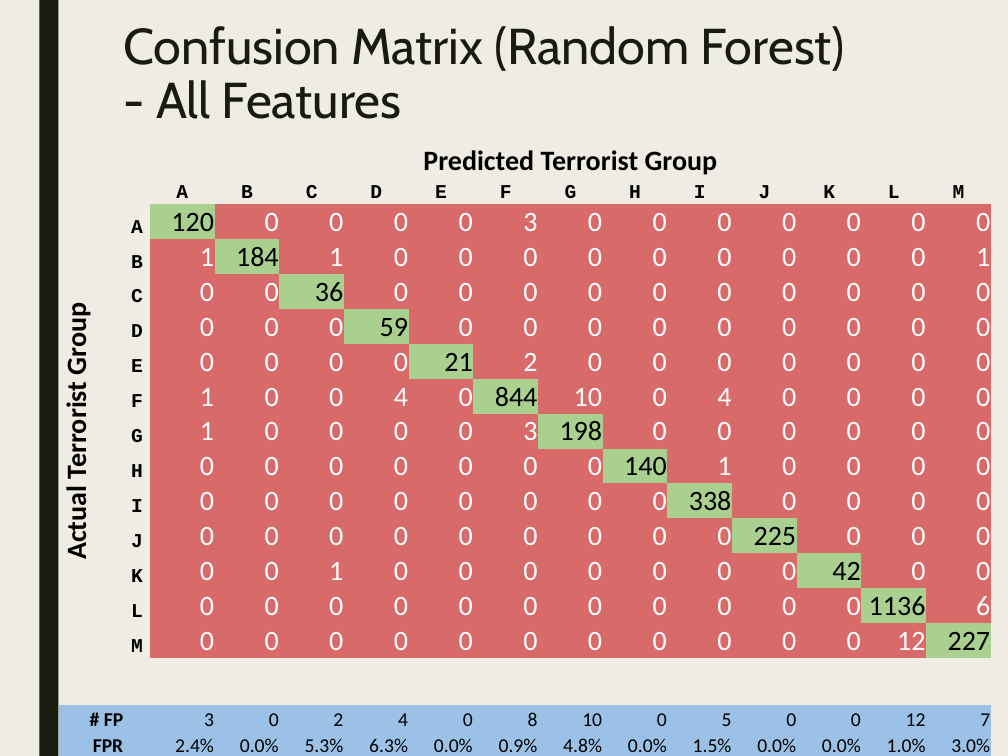
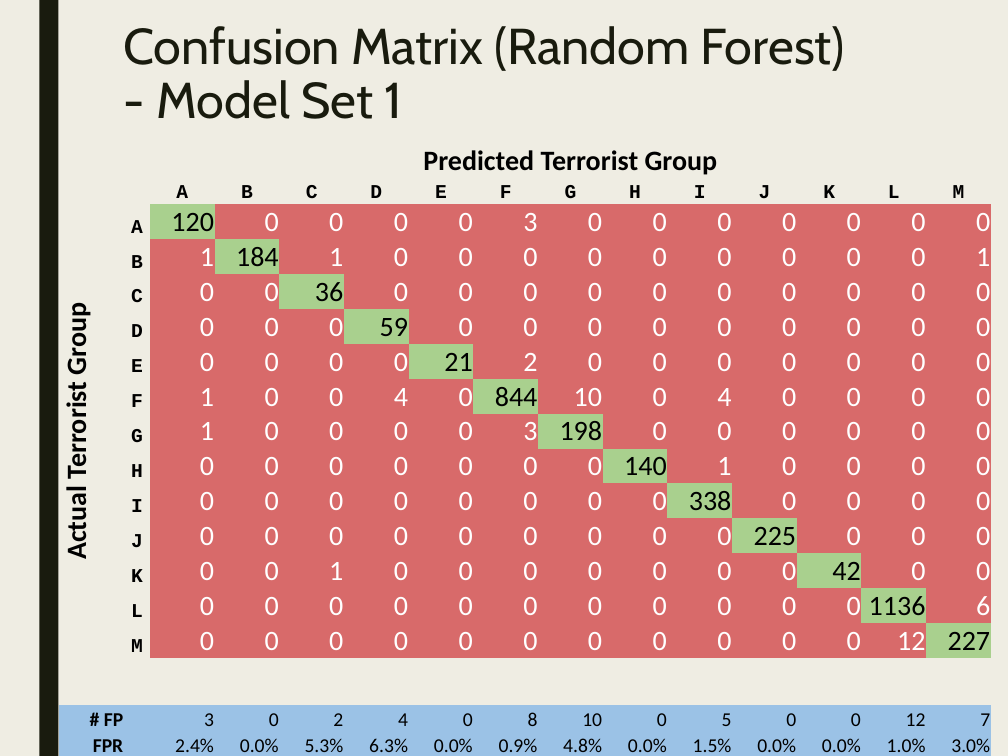
Before and after one commit to stats-learning-fall2019/final-project, a slide deck: slide 30 of presentation/gtdb-final-presentation.pptx (slide 29 before the commit). Drawn at 1008x756 pixels with LibreOffice and Linux fonts; fonts in the diff are those of the drawing. Boxes give left, top, right and bottom in pixels: in the first picture for what was removed or moved away, otherwise in the second. Text is boxed around its words. In the diff, an @@ line names an element or a change of style, - is before the commit and + after.

Commit message:
Adds "Sean" slides including q2 initial slides and modifies a few slides for q1 (titles and content)

```diff
--- a/presentation/gtdb-final-presentation.pptx
+++ b/presentation/gtdb-final-presentation.pptx
@@ title at (x1=123, y1=26, x2=845, y2=119): text changed @@
-Confusion Matrix (Random Forest)
-- All Features
+Confusion Matrix (Random Forest)
+- Model Set 1
```
Also in this commit, not shown: 11 other slides changed, 4 slides added.
